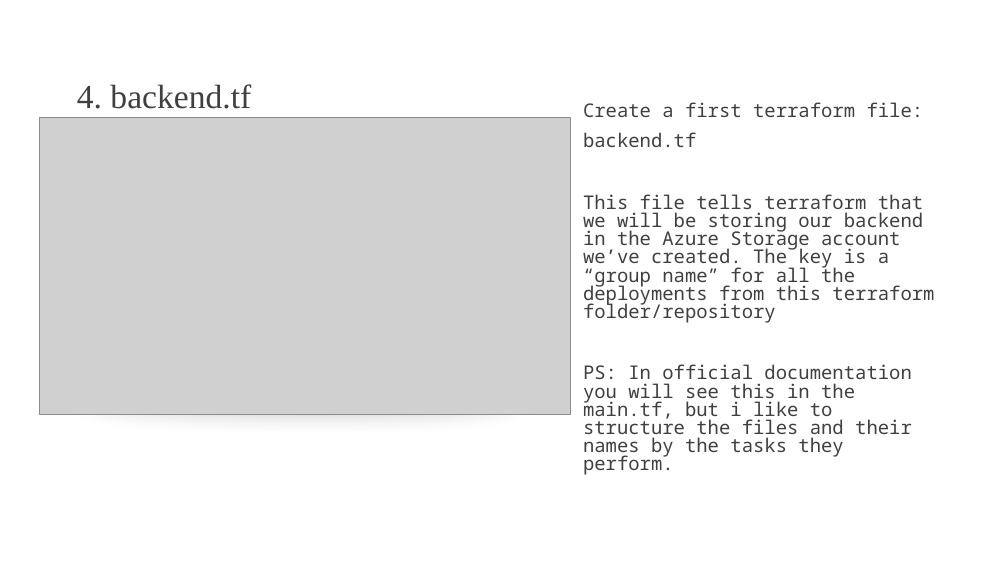
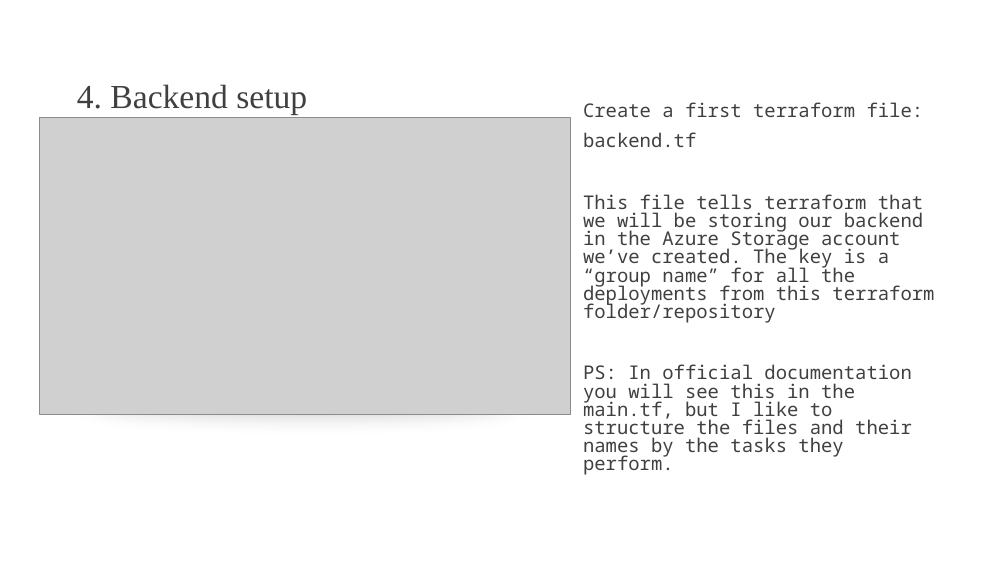
Before and after one commit to johnverbiest/Terraform101-KnowledgeShare, a slide deck: slide 14 of Terraform 101.pptx (slide 13 before the commit). Drawn at 1008x567 pixels with LibreOffice and Linux fonts; fonts in the diff are those of the drawing; grey boxes stand for pictures; background and template pictures are left out. Boxes give left, top, right and bottom in pixels: in the first picture for what was removed or moved away, otherwise in the second. Text is boxed around its words. In the diff, an @@ line names an element or a change of style, - is before the commit and + after.

```diff
--- a/Terraform 101.pptx
+++ b/Terraform 101.pptx
@@ title at (77,84,307,115): text changed @@
-4. backend.tf
+4. Backend setup
@@ text at (583,364,912,475): text changed @@
-PS: In official documentation you will see this in the main.tf, but i like to structure the files and their names by the tasks they perform.
+PS: In official documentation you will see this in the main.tf, but I like to structure the files and their names by the tasks they perform.
```
Also in this commit, not shown: 1 other slide changed, 6 slides added, 1 other file.
